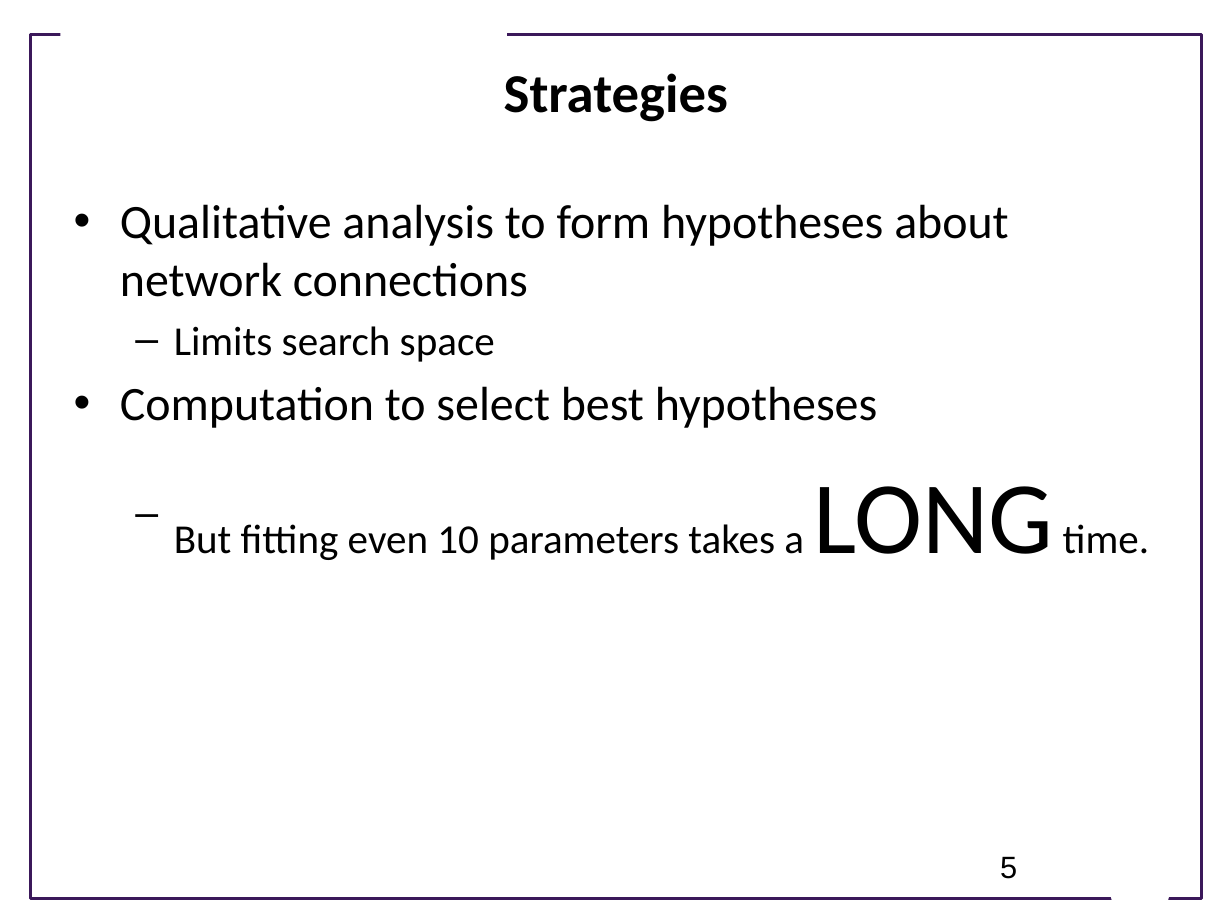
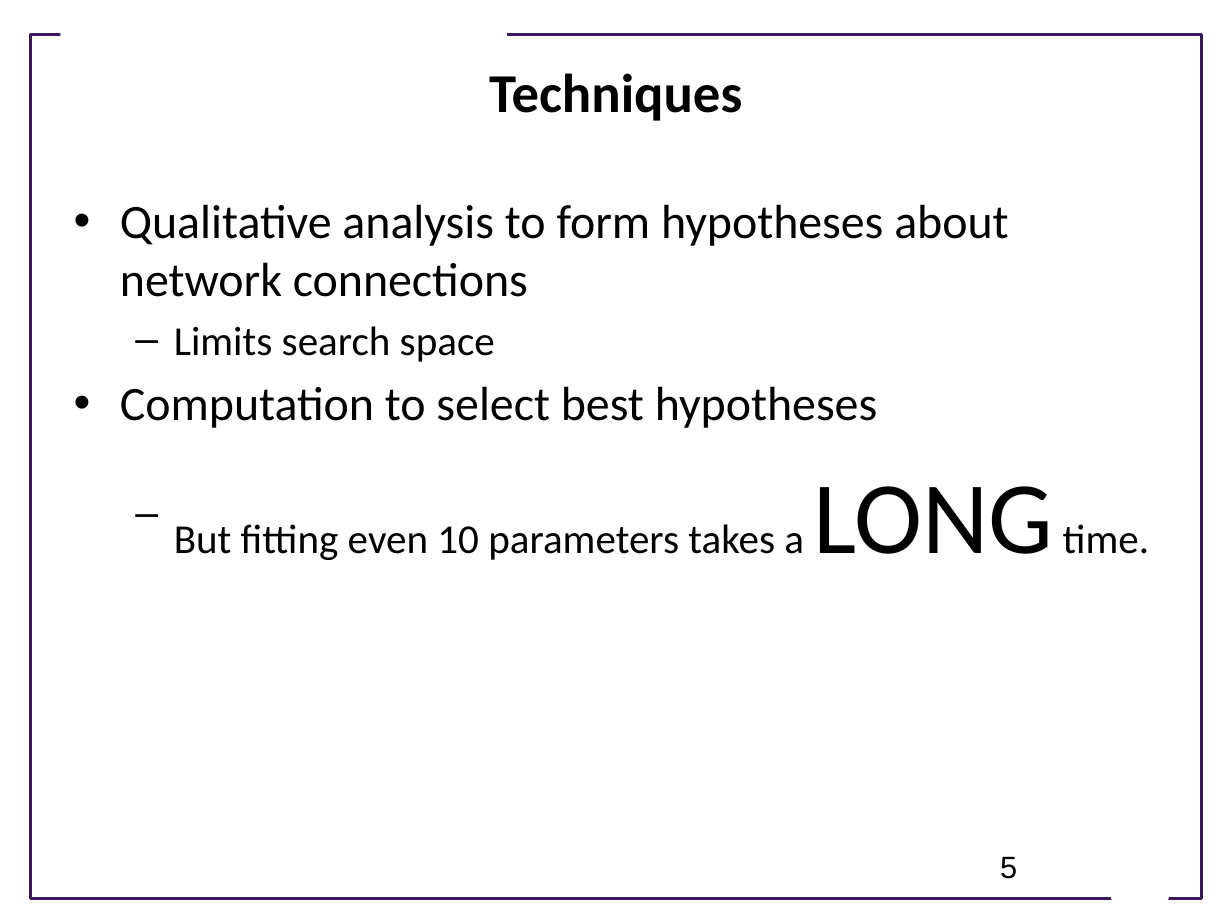
Before and after one commit to ModelEngineering/advancing-biomedical-models, a slide deck: slide 5 of ModelingGame/Summary of Approach to Modeling Game.pptx. Drawn at 1232x924 pixels with LibreOffice and Linux fonts; fonts in the diff are those of the drawing; background and template pictures are left out. Boxes give left, top, right and bottom in pixels: in the first picture for what was removed or moved away, otherwise in the second. Text is boxed around its words. In the diff, an @@ line names an element or a change of style, - is before the commit and + after.

```diff
--- a/ModelingGame/Summary of Approach to Modeling Game.pptx
+++ b/ModelingGame/Summary of Approach to Modeling Game.pptx
@@ title at (489, 73, 742, 121): text changed @@
-Strategies
+Techniques
```
Also in this commit, not shown: 2 other slides changed, 1 slide added.
